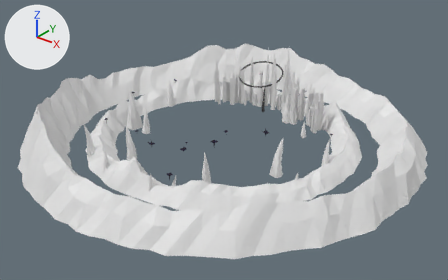
Two versions of the glTF model levels/skyforge_arena/mobile/background_mobile.glb, one commit apart.
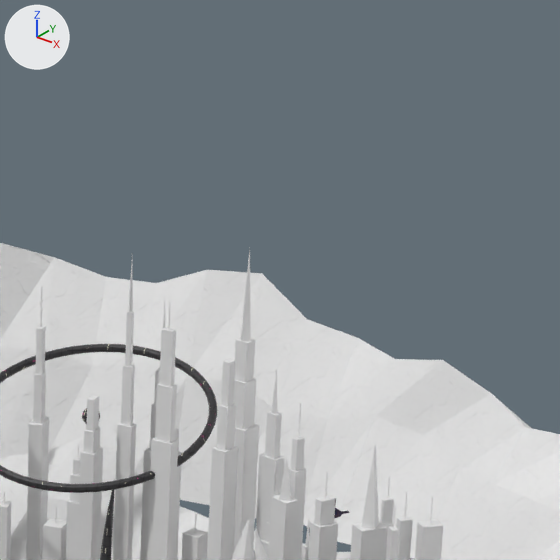
Each version appears first whole from a camera (50 mm lens) standing at (1452.0, -1812.0, 1112.0) and looking at (47.0, -56.0, 23.0), and next in a close-up on the part from 55% to 77% of the width and 0% to 36% of the height. The lights are fixed; the arrows at upper left show +X, +Y and +Z. The last two pictures show the newer version. Where no turn or scale is listed for an object, it has been applied to the vertices.

Script lines for the objects in view, before the commit:
```python
me_bg_megastructure_ring = bpy.data.meshes.new('BG_Megastructure_Ring')
me_bg_megastructure_ring.from_pydata(...)  # 534 vertices, 1037 faces; spans x -103.0..103.0, y -100.0..100.0, z -15.0..166.0
me_bg_megastructure_ring.materials.append(mat_bg_megastructure_ring)  # its picture is missing
me_bg_mountains_far = bpy.data.meshes.new('BG_Mountains_Far')
me_bg_mountains_far.from_pydata(...)  # 480 vertices, 768 faces; spans x -807.0..809.0, y -817.0..815.0, z -10.0..233.0
me_bg_mountains_far.materials.append(mat_bg_mountains_far)  # its picture is missing
me_bg_mountains_near = bpy.data.meshes.new('BG_Mountains_Near')
me_bg_mountains_near.from_pydata(...)  # 480 vertices, 768 faces; spans x -559.0..561.0, y -562.0..558.0, z -10.0..114.0
me_bg_mountains_near.materials.append(mat_bg_mountains_near)  # its picture is missing
ob_bg_megastructure_ring = bpy.data.objects.new('BG_Megastructure_Ring', me_bg_megastructure_ring)
ob_bg_megastructure_ring.location = (-111.3, 415.3, 0.0)
ob_bg_mountains_far = bpy.data.objects.new('BG_Mountains_Far', me_bg_mountains_far)
ob_bg_mountains_far.location = (0.0, 0.0, 0.0)
ob_bg_mountains_near = bpy.data.objects.new('BG_Mountains_Near', me_bg_mountains_near)
ob_bg_mountains_near.location = (0.0, 0.0, 0.0)
# also in view: 'BG_Skyline_North' at (-7.0, 351.0, 151.0); 'BG_Spires' at (21.0, -70.0, 84.0)
```
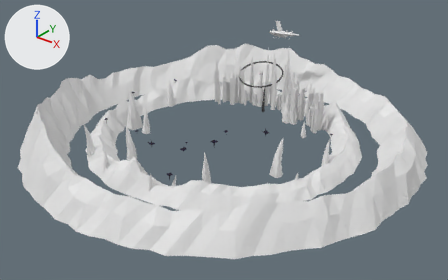
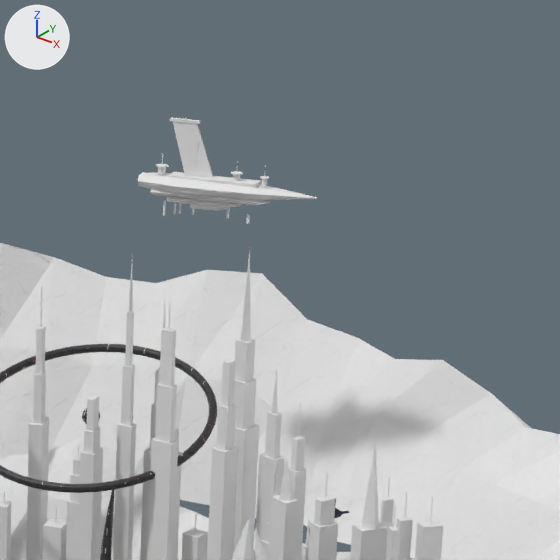
The change, as a list of edits to the scene's bpy script:
```text
Add mat_bg_mothership_lights:
    mat_bg_mothership_lights = principled_material('bg_mothership_lights')
    mat_bg_mothership_lights.base_color = (0.8, 0.8, 0.8)  # white #e7e7e7
Add mat_bg_mothership:
    mat_bg_mothership = bpy.data.materials.new('bg_mothership')
    # uses the picture img_image_14
Add me_bg_mothership_lights:
    me_bg_mothership_lights.from_pydata(...)  # 172 vertices, 256 faces; spans x -55.2..29.2, y -33.7..24.1, z 297.8..356.4
    me_bg_mothership_lights.materials.append(mat_bg_mothership_lights)  # its picture is missing
Add me_bg_mothership:
    me_bg_mothership.from_pydata(...)  # 282 vertices, 488 faces; spans x -74.2..71.6, y -31.7..24.1, z 275.0..355.0
    me_bg_mothership.materials.append(mat_bg_mothership)  # its picture is missing
Add ob_bg_mothership_lights:
    ob_bg_mothership_lights = bpy.data.objects.new('BG_Mothership_Lights', me_bg_mothership_lights)
    ob_bg_mothership_lights.location = (-77.9, 554.6, 0.0)
Add ob_bg_mothership:
    ob_bg_mothership = bpy.data.objects.new('BG_Mothership', me_bg_mothership)
    ob_bg_mothership.location = (-77.9, 554.6, 0.0)
```

Changed parts and their boxes [x1, y1, x2, y2] in the close-ups (560 x 560 px):
'BG_Mothership', added
    after: [138, 118, 317, 223]
'BG_Mothership_Lights', added
    after: [151, 118, 266, 194]
